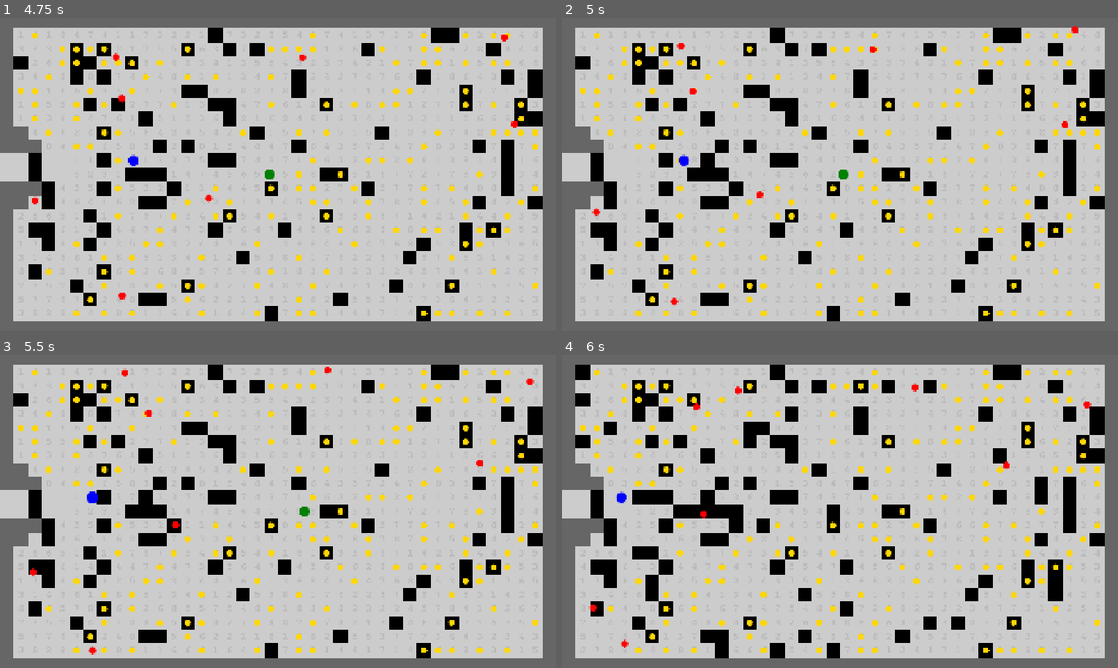
Above: before the commit, frames 1-4 (two rows, left to right).
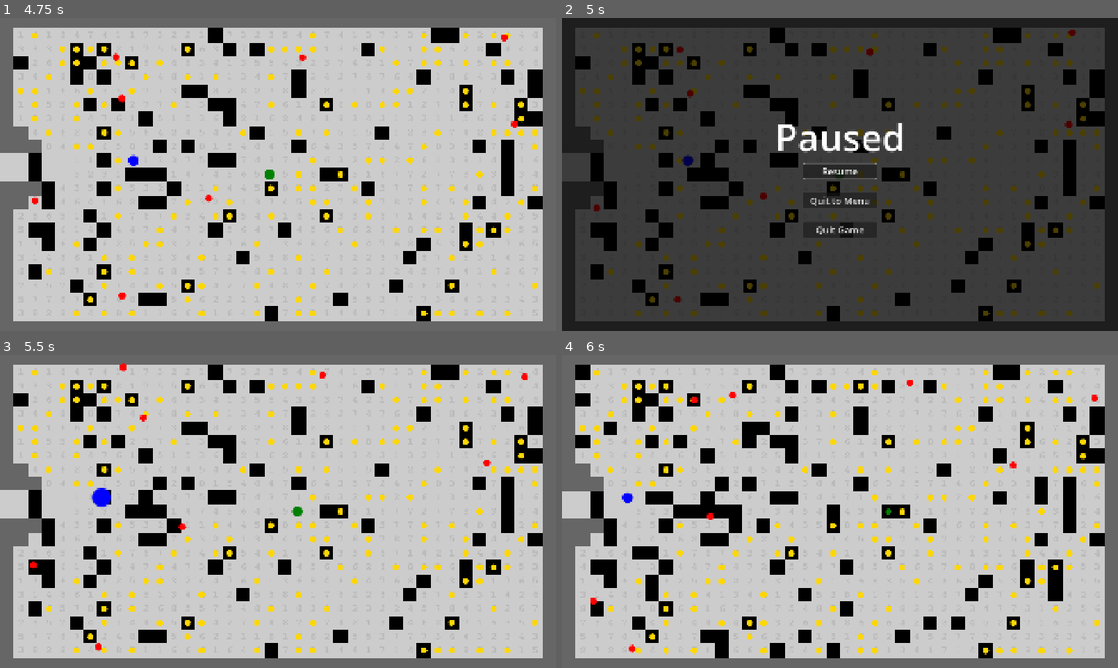
Above: after the commit, the same moments.

Repository: njamster/gmtk_jam_2026
Game: Godot game, scene res://main_menu.tscn
The game is run twice, just before and just after one commit, with the same random seed, the same clock (stepped at 60 frames per second) and the same inputs.
Inputs (mouse positions are in pixels of both pictures, inside the frame that each line leads up to):
- Up to frame 1 (4.75 s): click "Play" at 0.5 s; tap Enter at 1.25 s; hold D (move_right) 1.28-2.03 s; tap Shift every 0.75 s from 1.35 to 4.35 s; hold S (move_down) 2.03-2.78 s; hold D (move_right) 2.78-3.53 s; hold W (move_up) 3.53-4.28 s; hold A (move_left) from 4.28 s (still down)
- Up to frame 2 (5 s): keep holding A (move_left); tap P (paused, bound only after the commit) at 4.9 s
- Up to frame 3 (5.5 s): release A (move_left) at 5 s; click (278, 508) at 5 s, where only the run after the commit has a clickable "Resume"
- Up to frame 4 (6 s): hold A (move_left) from 5.78 s (still down); tap Shift at 5.85 s

Frame 1 is identical in both runs. In frame 2, 90% of the frame differs, in the area x 0-100%, y 0-100%; in frame 3, 0.7%; in frame 4, 1.5%.

Commit message:
Add pause menu

Diff:
--- /dev/null
+++ b/autoloads/pause_menu/pause_menu.gd
@@ -0,0 +1,47 @@
+extends CanvasLayer
+
+
+func _ready() -> void:
+	hide()  # by default
+
+	process_mode = Node.PROCESS_MODE_ALWAYS
+
+	%Buttons/Resume.pressed.connect(_resume)
+	%Buttons/QuitToMenu.pressed.connect(_quit_to_menu)
+
+	if OS.get_name() == "web":
+		%Buttons/QuitGame.queue_free()
+	else:
+		%Buttons/QuitGame.pressed.connect(_quit_game)
+
+	# make button focus wrap around at the ends of the button list
+	if %Buttons is VBoxContainer:
+		%Buttons.get_child(0).focus_neighbor_top = %Buttons.get_child(-1).get_path()
+		%Buttons.get_child(-1).focus_neighbor_bottom = %Buttons.get_child(0).get_path()
+	elif %Buttons is HBoxContainer:
+		%Buttons.get_child(0).focus_neighbor_left = %Buttons.get_child(-1).get_path()
+		%Buttons.get_child(-1).focus_neighbor_right = %Buttons.get_child(0).get_path()
+
+	visibility_changed.connect(_on_visibility_changed)
+
+
+func _on_visibility_changed() -> void:
+	if visible:
+		%Buttons.get_child(0).grab_focus()
+		get_tree().paused = true
+	else:
+		get_tree().paused = false
+
+
+func _resume() -> void:
+	hide()
+
+
+func _quit_to_menu():
+	get_tree().change_scene_to_file("res://main_menu.tscn")
+	hide()
+
+
+func _quit_game() -> void:
+	get_tree().quit()
+	hide()
--- /dev/null
+++ b/autoloads/pause_menu/pause_menu.tscn
@@ -0,0 +1,60 @@
+[gd_scene format=3 uid="uid://dkluqakueg6il"]
+
+[ext_resource type="Script" uid="uid://b0vvf43d6bqtd" path="res://autoloads/pause_menu/pause_menu.gd" id="1_eu6kb"]
+
+[node name="PauseMenu" type="CanvasLayer" unique_id=256486035]
+script = ExtResource("1_eu6kb")
+
+[node name="Background" type="ColorRect" parent="." unique_id=1008625854]
+anchors_preset = 15
+anchor_right = 1.0
+anchor_bottom = 1.0
+grow_horizontal = 2
+grow_vertical = 2
+color = Color(0, 0, 0, 0.7058824)
+
+[node name="VBox" type="VBoxContainer" parent="." unique_id=1197679932]
+anchors_preset = 8
+anchor_left = 0.5
+anchor_top = 0.5
+anchor_right = 0.5
+anchor_bottom = 0.5
+offset_left = -572.0
+offset_top = -116.0
+offset_right = 572.0
+offset_bottom = 116.0
+grow_horizontal = 2
+grow_vertical = 2
+
+[node name="Title" type="Label" parent="VBox" unique_id=108237656]
+layout_mode = 2
+size_flags_horizontal = 4
+size_flags_vertical = 0
+theme_override_font_sizes/font_size = 128
+text = "Paused"
+
+[node name="Buttons" type="VBoxContainer" parent="VBox" unique_id=949206601]
+unique_name_in_owner = true
+custom_minimum_size = Vector2(250, 0)
+layout_mode = 2
+size_flags_horizontal = 4
+size_flags_vertical = 8
+theme_override_constants/separation = 48
+
+[node name="Resume" type="Button" parent="VBox/Buttons" unique_id=304431747]
+custom_minimum_size = Vector2(250, 0)
+layout_mode = 2
+theme_override_font_sizes/font_size = 32
+text = "Resume"
+
+[node name="QuitToMenu" type="Button" parent="VBox/Buttons" unique_id=1120991008]
+custom_minimum_size = Vector2(250, 0)
+layout_mode = 2
+theme_override_font_sizes/font_size = 32
+text = "Quit to Menu"
+
+[node name="QuitGame" type="Button" parent="VBox/Buttons" unique_id=741245560]
+custom_minimum_size = Vector2(250, 0)
+layout_mode = 2
+theme_override_font_sizes/font_size = 32
+text = "Quit Game"
--- a/game/game.gd
+++ b/game/game.gd
@@ -31,3 +31,9 @@
 	if $ProgressBar.value == 0:
 		$TileMap.small_earthquake()
 		$ProgressBar.value = 100
+
+
+func _unhandled_input(event: InputEvent) -> void:
+	if event.is_action_pressed("paused"):
+		if not PauseMenu.visible:
+			PauseMenu.show()
--- a/main_menu.gd
+++ b/main_menu.gd
@@ -19,7 +19,7 @@
 		%Buttons.get_child(0).focus_neighbor_left = %Buttons.get_child(-1).get_path()
 		%Buttons.get_child(-1).focus_neighbor_right = %Buttons.get_child(0).get_path()
 
-	%Buttons/Play.grab_focus()
+	%Buttons.get_child(0).grab_focus()
 
 
 func _play() -> void:
--- a/project.godot
+++ b/project.godot
@@ -24,6 +24,7 @@
 Global="*uid://drjwpt7fml0y5"
 SoundManager="*uid://db6kfcsms4ikv"
 HUD="*uid://b56b5xlqmcy4v"
+PauseMenu="*uid://dkluqakueg6il"
 
 [display]
 
@@ -39,10 +40,24 @@
 
 [input]
 
+ui_accept={
+"deadzone": 0.5,
+"events": [Object(InputEventKey,"resource_local_to_scene":false,"resource_name":"","device":16,"window_id":0,"alt_pressed":false,"shift_pressed":false,"ctrl_pressed":false,"meta_pressed":false,"pressed":false,"keycode":4194309,"physical_keycode":0,"key_label":0,"unicode":0,"location":0,"echo":false,"script":null)
+, Object(InputEventKey,"resource_local_to_scene":false,"resource_name":"","device":16,"window_id":0,"alt_pressed":false,"shift_pressed":false,"ctrl_pressed":false,"meta_pressed":false,"pressed":false,"keycode":4194310,"physical_keycode":0,"key_label":0,"unicode":0,"location":0,"echo":false,"script":null)
+, Object(InputEventKey,"resource_local_to_scene":false,"resource_name":"","device":16,"window_id":0,"alt_pressed":false,"shift_pressed":false,"ctrl_pressed":false,"meta_pressed":false,"pressed":false,"keycode":32,"physical_keycode":0,"key_label":0,"unicode":32,"location":0,"echo":false,"script":null)
+, Object(InputEventJoypadButton,"resource_local_to_scene":false,"resource_name":"","device":-1,"button_index":0,"pressure":0.0,"pressed":true,"script":null)
+]
+}
+paused={
+"deadzone": 0.2,
+"events": [Object(InputEventKey,"resource_local_to_scene":false,"resource_name":"","device":-1,"window_id":0,"alt_pressed":false,"shift_pressed":false,"ctrl_pressed":false,"meta_pressed":false,"pressed":false,"keycode":0,"physical_keycode":80,"key_label":0,"unicode":112,"location":0,"echo":false,"script":null)
+, Object(InputEventJoypadButton,"resource_local_to_scene":false,"resource_name":"","device":-1,"button_index":6,"pressure":0.0,"pressed":true,"script":null)
+]
+}
 restart={
 "deadzone": 0.2,
 "events": [Object(InputEventKey,"resource_local_to_scene":false,"resource_name":"","device":-1,"window_id":0,"alt_press …(192 unchanged characters)…
-, Object(InputEventJoypadButton,"resource_local_to_scene":false,"resource_name":"","device":-1,"button_index":6,"pressure":0.0,"pressed":true,"script":null)
+, Object(InputEventJoypadButton,"resource_local_to_scene":false,"resource_name":"","device":-1,"button_index":4,"pressure":0.0,"pressed":true,"script":null)
 ]
 }
 toggle_mute={
Not shown, added: autoloads/pause_menu/pause_menu.gd.uid
